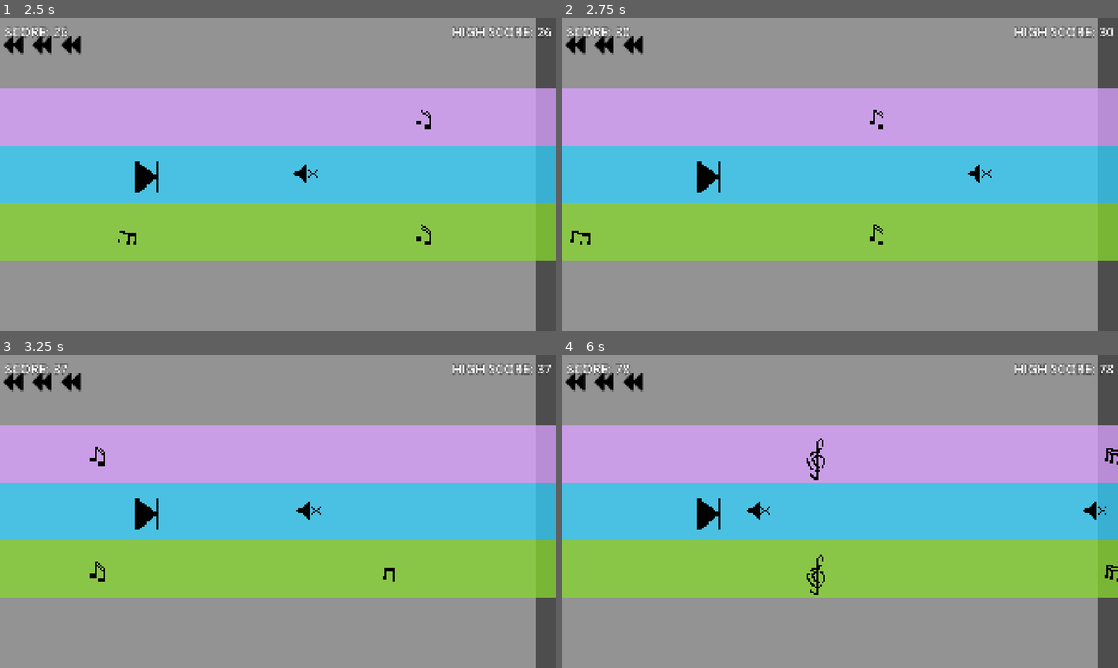
Above: before the commit, frames 1-4 (two rows, left to right).
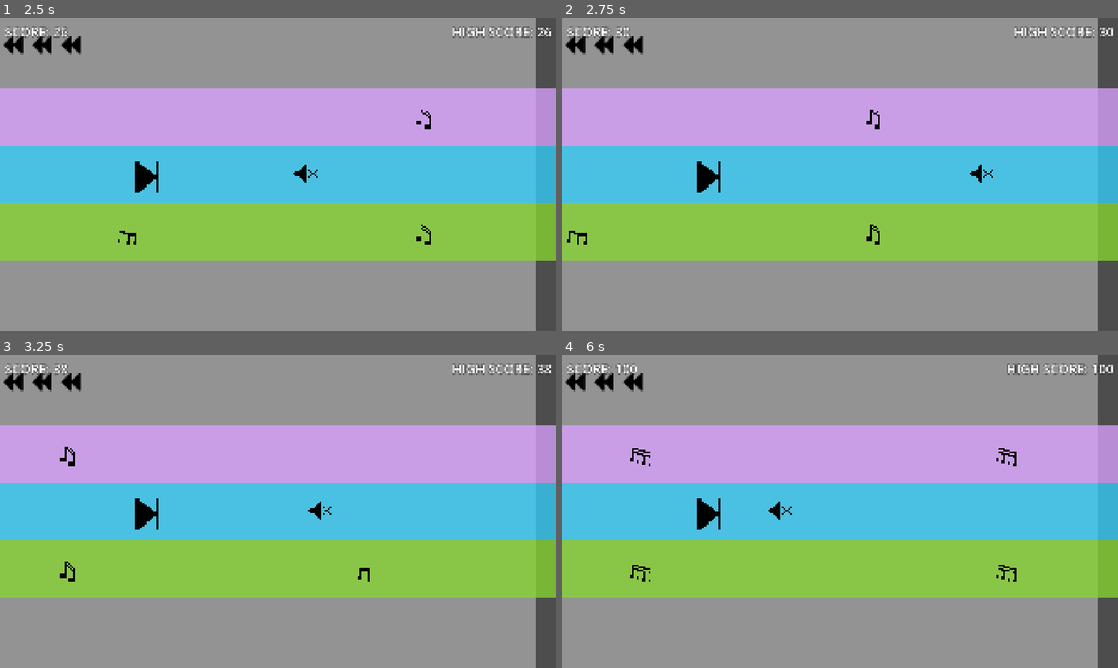
Above: after the commit, the same moments.

Repository: chorwat2137/haven-2026
Game: Godot game, scene res://scenes/main.tscn
Two runs of this game, one before a commit and one after it. Both use one fixed random seed, a clock stepped at 60 frames per second and the inputs below.
Inputs:
- Up to frame 1 (2.5 s): tap Enter (ui_accept) at 0.5, 0.77, 1.52 s; hold Right (ui_right) 0.53-2.03 s; tap Space (shoot) at 0.6, 1.35, 2.1 s; hold Left (ui_left) from 2.03 s (still down)
- Up to frame 2 (2.75 s): keep holding Left (ui_left)
- Up to frame 3 (3.25 s): release Left (ui_left) at 2.78 s; hold Right (ui_right) from 2.78 s (still down); tap Space (shoot) at 2.85 s; tap Enter (ui_accept) at 3.02 s
- Up to frame 4 (6 s): tap Space (shoot) every 0.75 s from 3.6 to 5.85 s; tap Enter (ui_accept) at 3.77, 4.52 s; release Right (ui_right) at 4.28 s; hold Left (ui_left) 4.28-5.03 s; hold Right (ui_right) 5.03-5.78 s; hold Left (ui_left) from 5.78 s (still down)

Frame 1 is identical in both runs. In frame 2, 0.3% of the frame differs, in the area x 0-78%, y 29-73%; in frame 3, 0.5%; in frame 4, 1.4%, in the area x 9-100%, y 2-77%.

Commit message:
Automatic sync

Diff:
--- a/scripts/main.gd
+++ b/scripts/main.gd
@@ -29,7 +29,7 @@
 
 var speed: float
 const START_SPEED: float = 10.0
-const MAX_SPEED: float = 25.0
+const MAX_SPEED: float = 50.0
 var cur_speed: float = START_SPEED
 
 var screen_size: Vector2i
